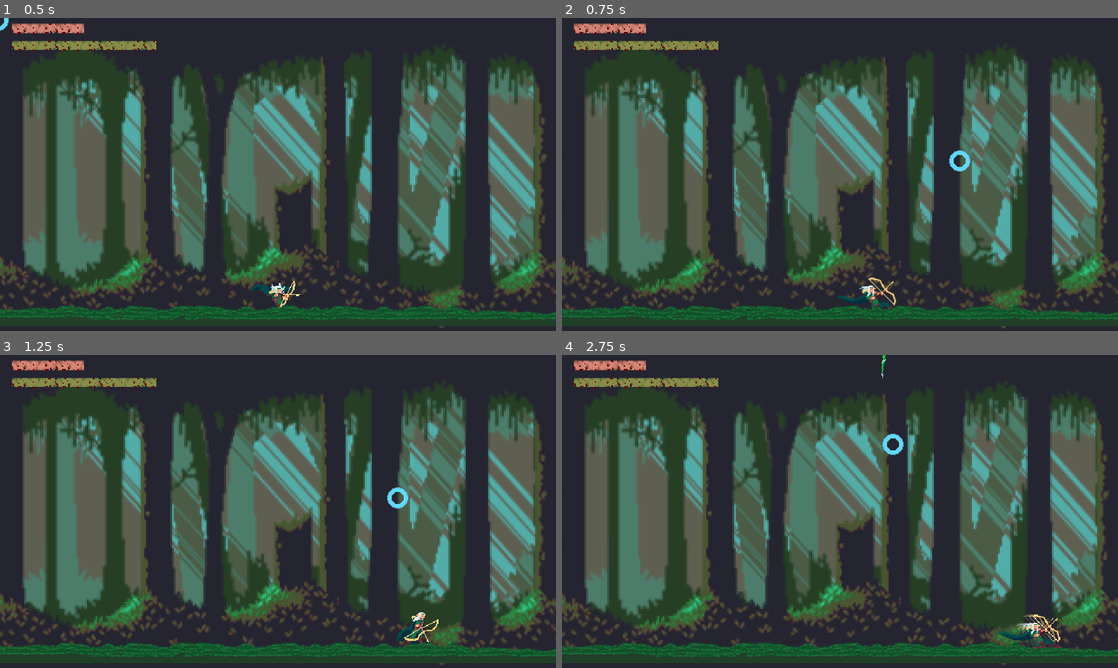
Above: before the commit, frames 1-4 (two rows, left to right).
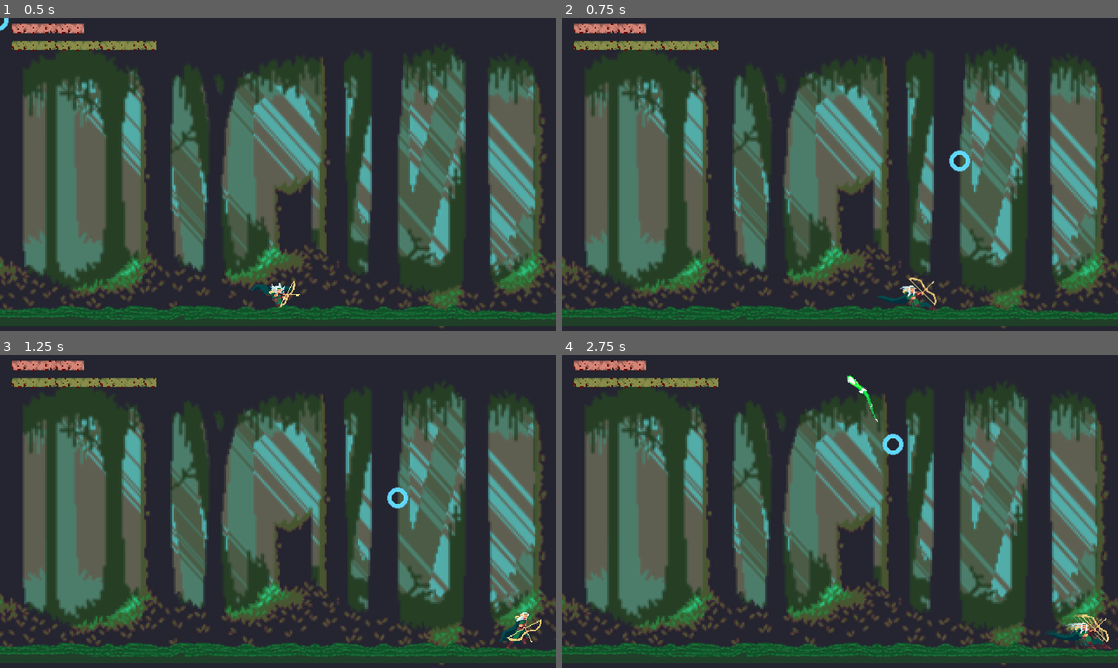
Above: after the commit, the same moments.

Repository: dcrespo3d/GGJ2023
Game: Godot game, scene res://EscenaMain.tscn
Two runs of this game, one before a commit and one after it. Both use one fixed random seed, a clock stepped at 60 frames per second and the inputs below.
Inputs (mouse positions are in pixels of both pictures, inside the frame that each line leads up to):
- Up to frame 1 (0.5 s): no input
- Up to frame 2 (0.75 s): move the mouse to (962, 158) at 0.52 s; hold Right (ui_right) from 0.53 s (still down); tap Space (dash_key) at 0.6 s
- Up to frame 3 (1.25 s): keep holding Right (ui_right)
- Up to frame 4 (2.75 s): move the mouse to (728, 527) at 1.27 s; release Right (ui_right) at 1.28 s; hold Left (ui_left) 1.28-2.03 s; tap Space (dash_key) at 1.35, 2.3 s; move the mouse to (895, 442) at 2.02 s; hold Right (ui_right) from 2.03 s (still down); click (895, 442) at 2.1 s

Frame 1 is identical in both runs. In frame 2, 0.7% of the frame differs, in the area x 49-68%, y 82-94%; in frame 3, 0.7%; in frame 4, 1.2%, in the area x 51-99%, y 0-94%.

Commit message:
dashspeed fix

Diff:
--- a/Enemy_01.tscn
+++ b/Enemy_01.tscn
@@ -130,6 +130,7 @@
 [node name="EnemyAnimations" type="AnimatedSprite" parent="."]
 frames = SubResource( 25 )
 animation = "Idle"
+frame = 4
 speed_scale = 2.0
 playing = true
 
--- a/EscenaMain.tscn
+++ b/EscenaMain.tscn
@@ -64,7 +64,6 @@
 position = Vector2( 315, 271 )
 maxHealth = 250
 currentHealth = 250
-dashspeed = 800
 mindashduration = 20
 
 [node name="Gea" parent="Viewport" instance=ExtResource( 9 )]
--- a/Player.gd
+++ b/Player.gd
@@ -22,7 +22,7 @@
 var velocity = Vector2.ZERO
 var isonfloor = false
 
-export var dashspeed = 1000
+export (int) var dash_speed = 1000
 export var mindashspeed = 250
 export var dashduration = 70
 export var mindashduration = 10
@@ -97,9 +97,6 @@
 
 
 
-	#print(isonfloor)
-
-	#print(get_viewport().get_mouse_position())
 
 func process_normal(delta):
 
@@ -202,7 +199,7 @@
 func dash(delta, dashduration):
 	if dashcool <= 0:
 		dashlength = dashduration # * dashstale
-		dashspeedtemp = dashspeed * dashstale
+		dashspeedtemp = dash_speed * dashstale
 		if dashlength < mindashduration:
 			dashlength = mindashduration
 
--- a/Player.tscn
+++ b/Player.tscn
@@ -10,12 +10,13 @@
 [node name="Player" type="KinematicBody2D"]
 script = ExtResource( 88 )
 Projectile = ExtResource( 2 )
+dash_speed = 2000
 
 [node name="AnimatedSprite" type="AnimatedSprite" parent="."]
 position = Vector2( 0, -30 )
 frames = ExtResource( 1 )
 animation = "Charge"
-frame = 2
+frame = 1
 speed_scale = 3.0
 playing = true
 
